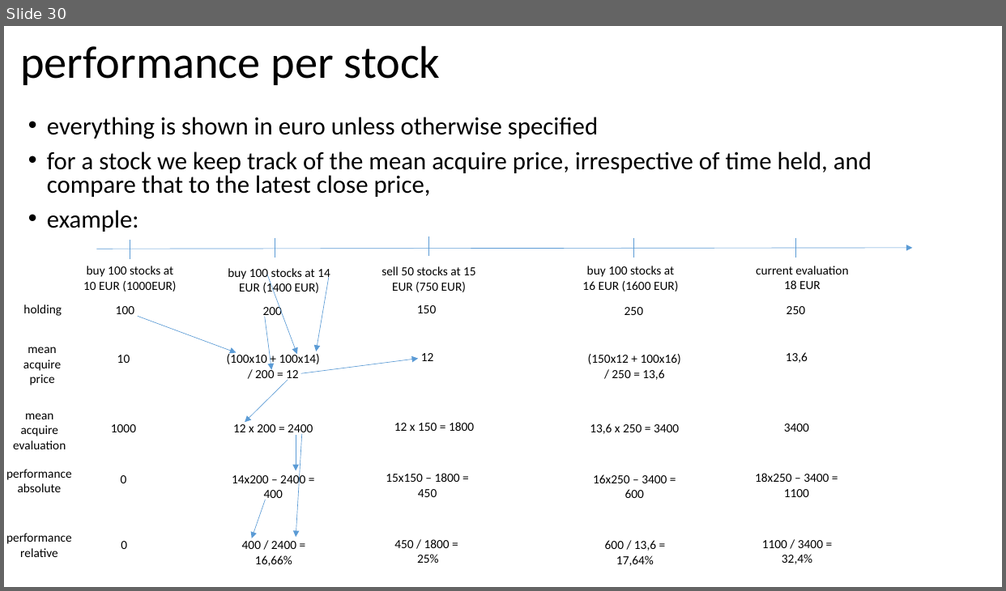
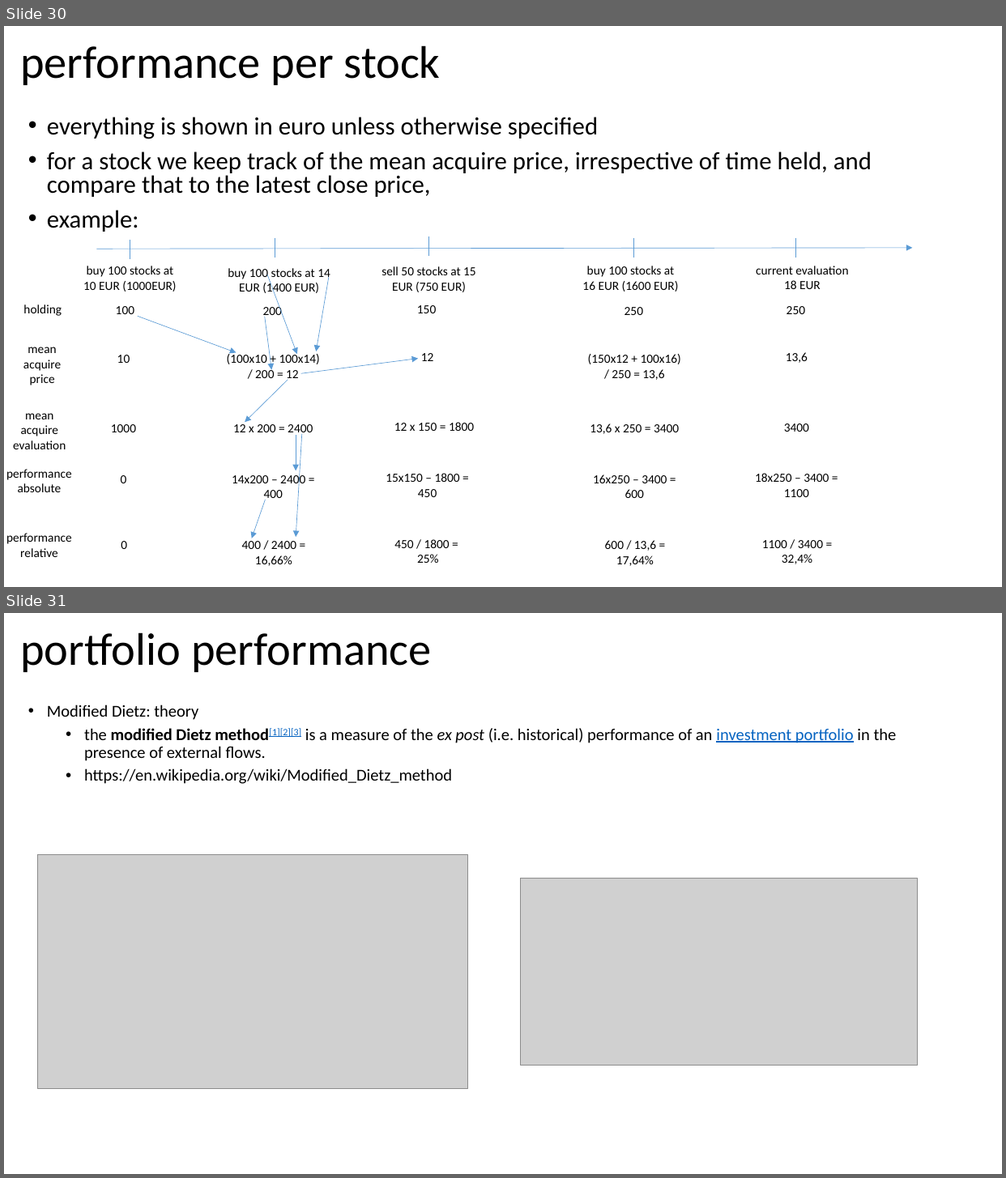
Before and after one commit to jorritvm/stocks_dashboard, a slide deck: doc/stock_dashboard_documentation.pptx. Shown one above the other, each under a label of ours: slide 30 before the commit, slides 30 and 31 after it. The pictures are 1006x591 and 1006x1178 pixels, drawn with LibreOffice and Linux fonts; fonts in the diff are those of the drawing; grey boxes stand for pictures. Boxes give left, top, right and bottom in pixels: in the first picture for what was removed or moved away, otherwise in the second. Text is boxed around its words. In the diff, an @@ line names an element or a change of style, - is before the commit and + after.

```diff
--- a/doc/stock_dashboard_documentation.pptx
+++ b/doc/stock_dashboard_documentation.pptx
@@ slide 31 added at bbox=[4, 613, 1002, 1174], background #FFFFFF @@
@@ title added at bbox=[20, 632, 431, 672], 44 pt, text #000000 @@
+portfolio performance
@@ text added at bbox=[47, 705, 897, 784], 16 pt, text #000000 @@
+• Modified Dietz: theory
+  • the modified Dietz method[1][2][3] is a measure of the ex post (i.e. historical) performance of an investment portfolio in the presence of external flows.
+  • https://en.wikipedia.org/wiki/Modified_Dietz_method
@@ picture added at bbox=[38, 855, 467, 1089] @@
@@ picture added at bbox=[521, 879, 918, 1066] @@
```
Also in this commit, not shown: 1 other slide added, 1 slide removed.
